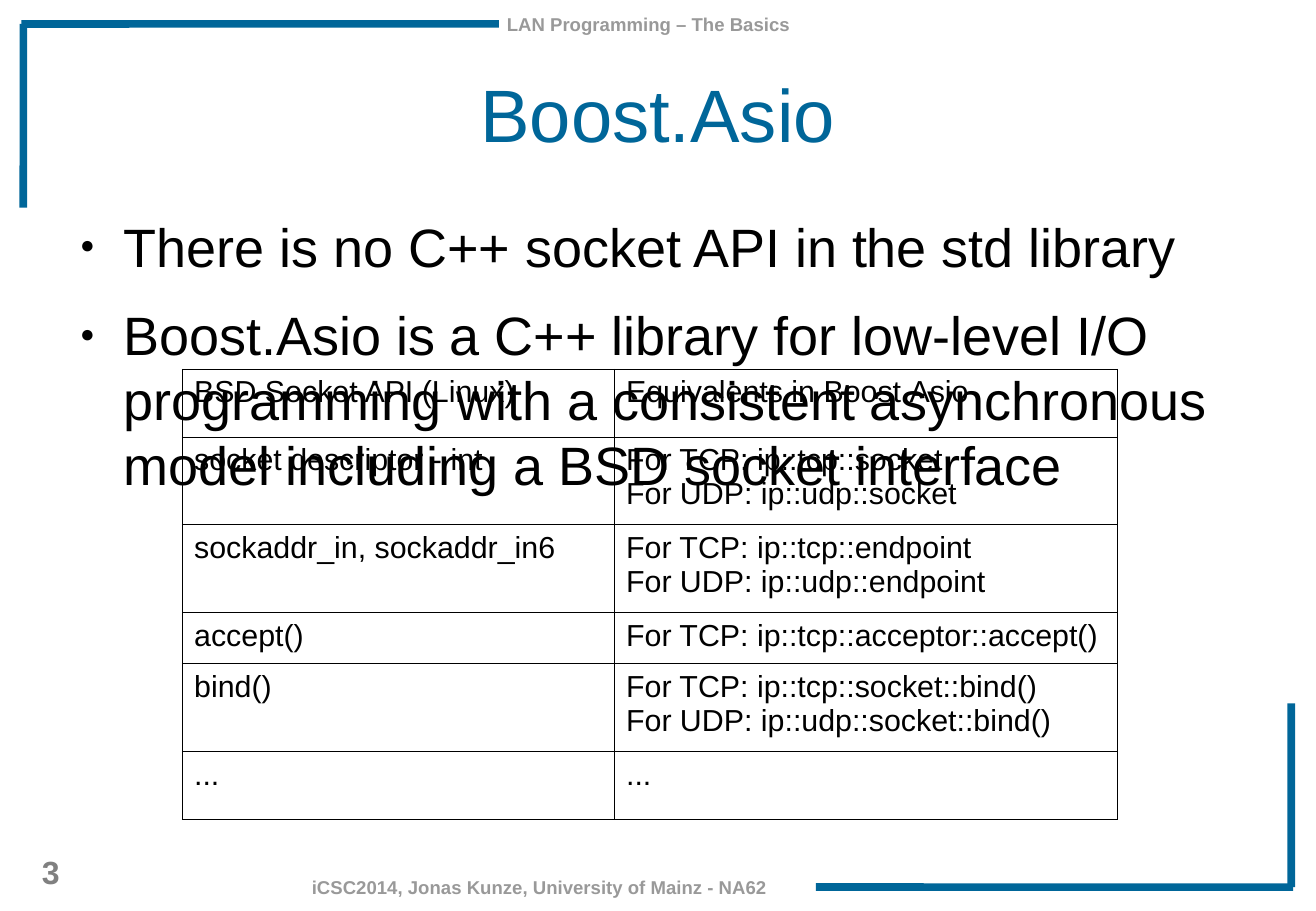
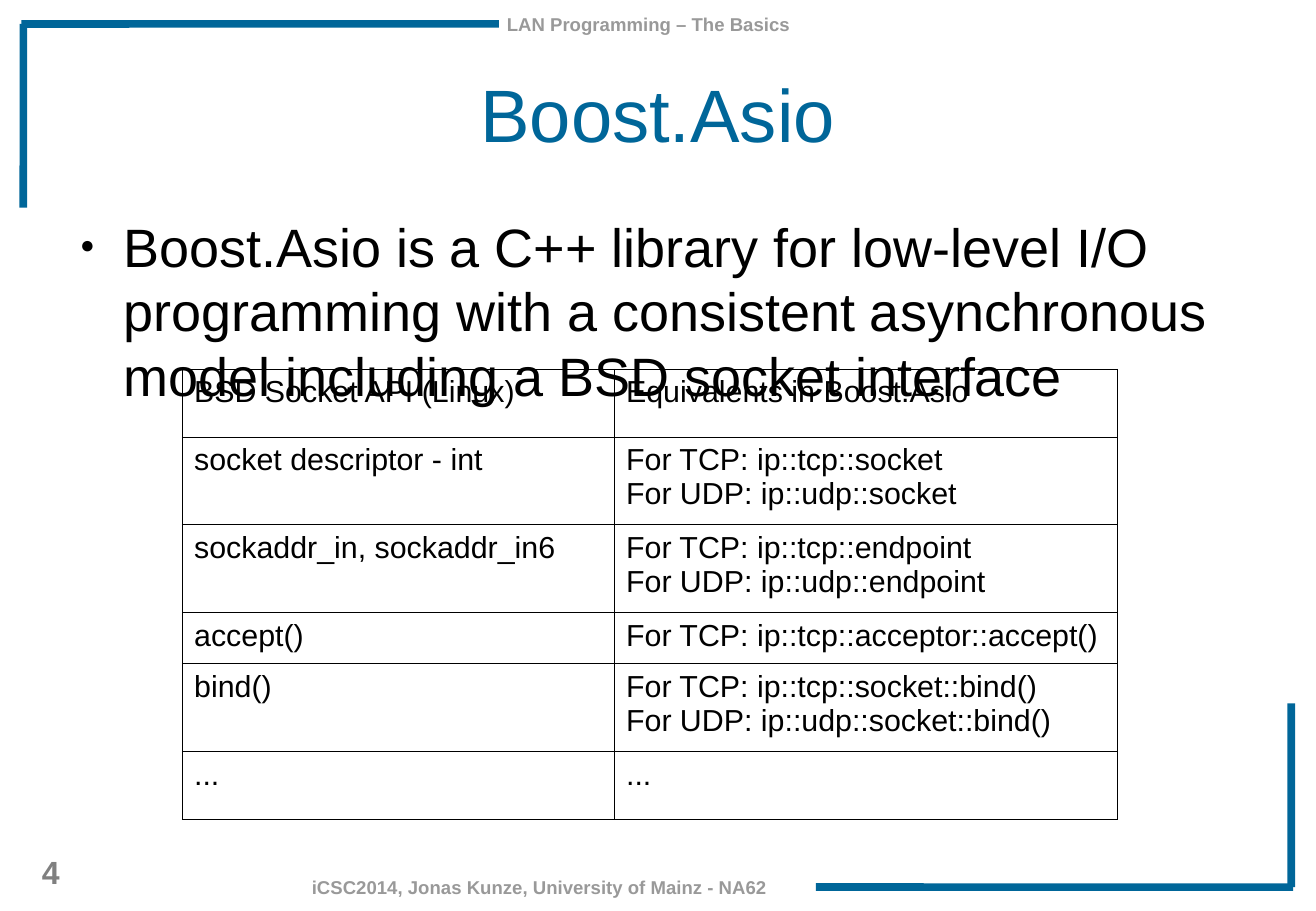
Before and after one commit to JonasKunze/icsc2014, a slide deck: slide 4 of iCSC-2014-Network-Libraries.odp (slide 3 before the commit). Drawn at 1316x911 pixels with LibreOffice and Linux fonts; fonts in the diff are those of the drawing; background and template pictures are left out. Boxes give left, top, right and bottom in pixels: in the first picture for what was removed or moved away, otherwise in the second. Text is boxed around its words. In the diff, an @@ line names an element or a change of style, - is before the commit and + after.

Commit message:
Boost: TCP echo example. ZMQ introduction

```diff
--- a/iCSC-2014-Network-Libraries.odp
+++ b/iCSC-2014-Network-Libraries.odp
@@ text at bbox=[123, 228, 1176, 276]: paragraph removed @@
-● There is no C++ socket API in the std library
@@ page number at bbox=[42, 862, 60, 884]: text changed @@
-3
+4
```
Also in this commit, not shown: 3 other slides changed, 10 slides added, 2 other files.
